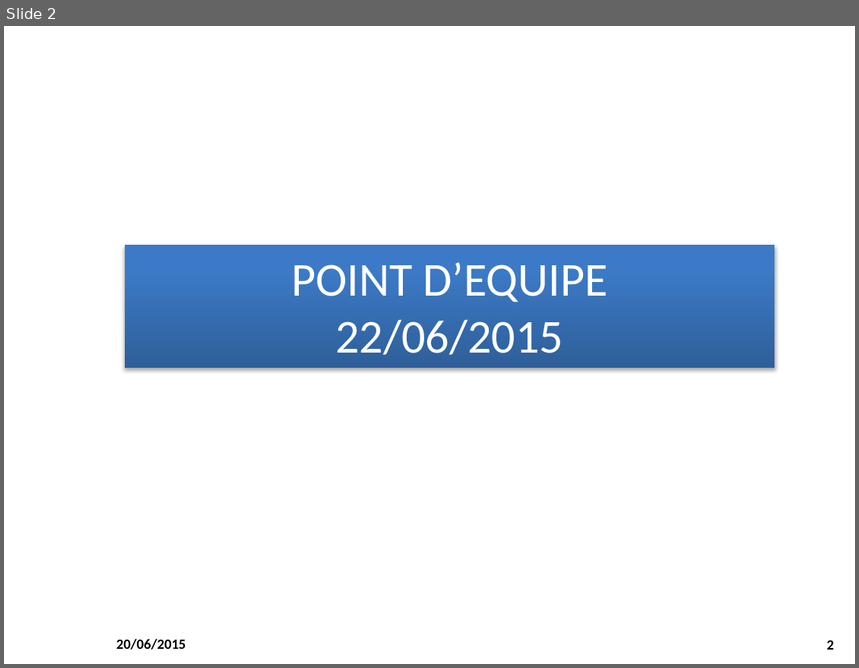
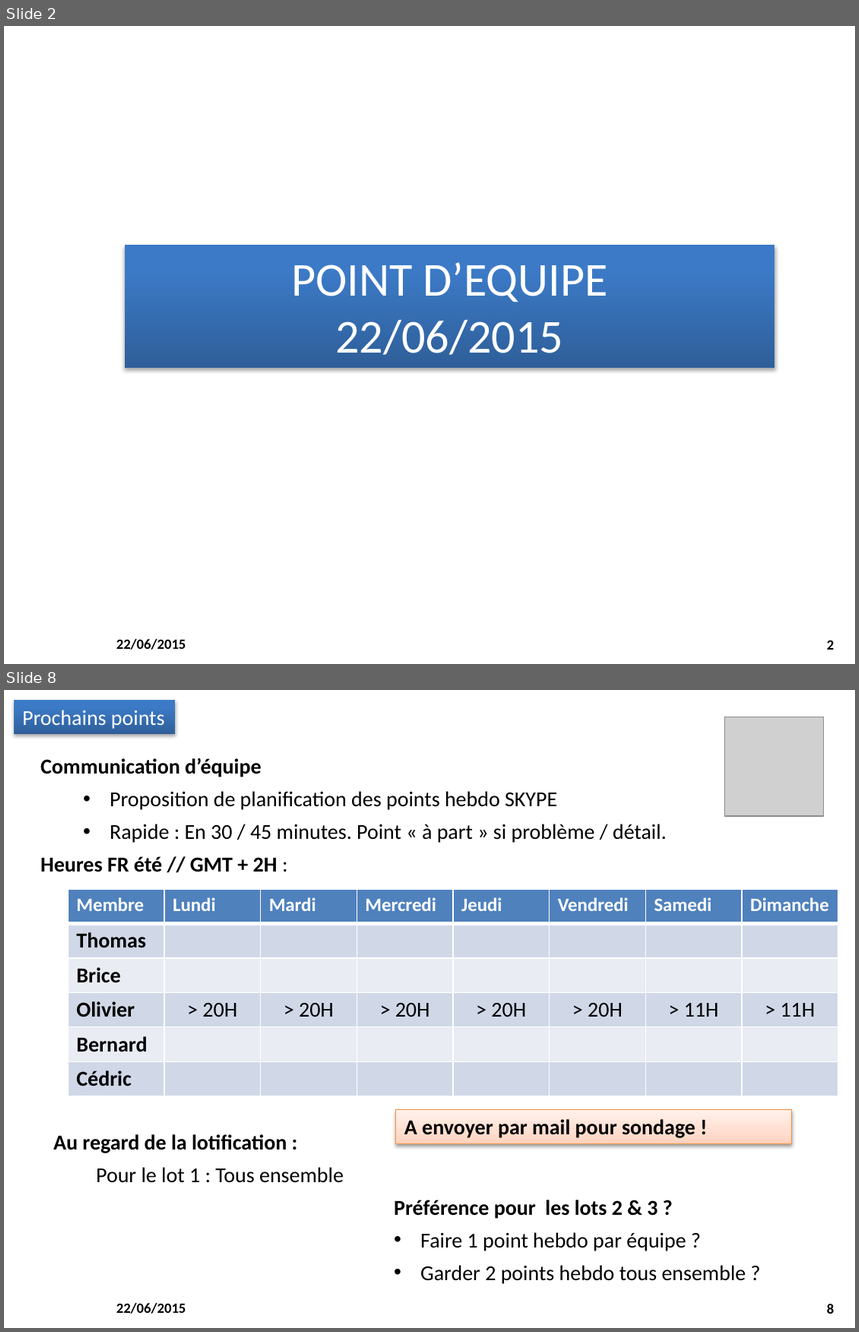
Before and after one commit to M2SIID-ODE/Projet_ODE, a slide deck: Documentation/4 - Suivi projet/Point_Equipe_2015-06_22.pptx. Shown one above the other, each under a label of ours: slide 2 before the commit, slides 2 and 8 after it; the slides between them are not shown. The pictures are 859x668 and 859x1332 pixels, drawn with LibreOffice and Linux fonts; fonts in the diff are those of the drawing; grey boxes stand for pictures; background and template pictures are left out. Boxes give left, top, right and bottom in pixels: in the first picture for what was removed or moved away, otherwise in the second. Text is boxed around its words. In the diff, an @@ line names an element or a change of style, - is before the commit and + after.

Commit message:
Point d'équipe du 22/06
Point d'équipe du 22/06

```diff
--- a/Documentation/4 - Suivi projet/Point_Equipe_2015-06_22.pptx
+++ b/Documentation/4 - Suivi projet/Point_Equipe_2015-06_22.pptx
@@ slide 8 added at box(4, 690, 855, 1328), background #FFFFFF; not listed: 2 template elements that a slide beside it also shows @@
@@ rectangle added at box(14, 700, 175, 734), fill gradient #2F5F99 to #3D7CC7 to #3A7CCB, 18 pt, text #FFFFFF @@
+Prochains points
@@ picture added at box(724, 717, 823, 816) @@
@@ text added at box(40, 758, 667, 872), 18 pt, text #000000 @@
+Communication d’équipe
+  • Proposition de planification des points hebdo SKYPE
+  • Rapide : En 30 / 45 minutes. Point « à part » si problème / détail.
+Heures FR été // GMT + 2H :
@@ table added at box(68, 889, 837, 1096), 6 rows, 8 columns @@
+Membre | Lundi | Mardi | Mercredi | Jeudi | Vendredi | Samedi | Dimanche
+Thomas |  |  |  |  |  |  | 
+Brice |  |  |  |  |  |  | 
+Olivier | > 20H | > 20H | > 20H | > 20H | > 20H | > 11H | > 11H
+Bernard |  |  |  |  |  |  | 
+Cédric |  |  |  |  |  |  | 
@@ rectangle added at box(396, 1110, 792, 1144), fill gradient #FFD2BD to #FFDED0 to #FFF2ED, outline #F69240 0.75 pt, 18 pt, text #000000, bold @@
+A envoyer par mail pour sondage !
@@ text added at box(53, 1135, 747, 1284), 18 pt, text #000000 @@
+Au regard de la lotification :
+  Pour le lot 1 : Tous ensemble
+                Préférence pour les lots 2 & 3 ?
+                • Faire 1 point hebdo par équipe ?
+                • Garder 2 points hebdo tous ensemble ?
@@ slide 2 changed as well @@
@@ text at box(116, 639, 186, 650): text changed @@
-20/06/2015
+22/06/2015
```
Also in this commit, not shown: 3 other slides changed, 5 other slides added, 2 slides removed.
